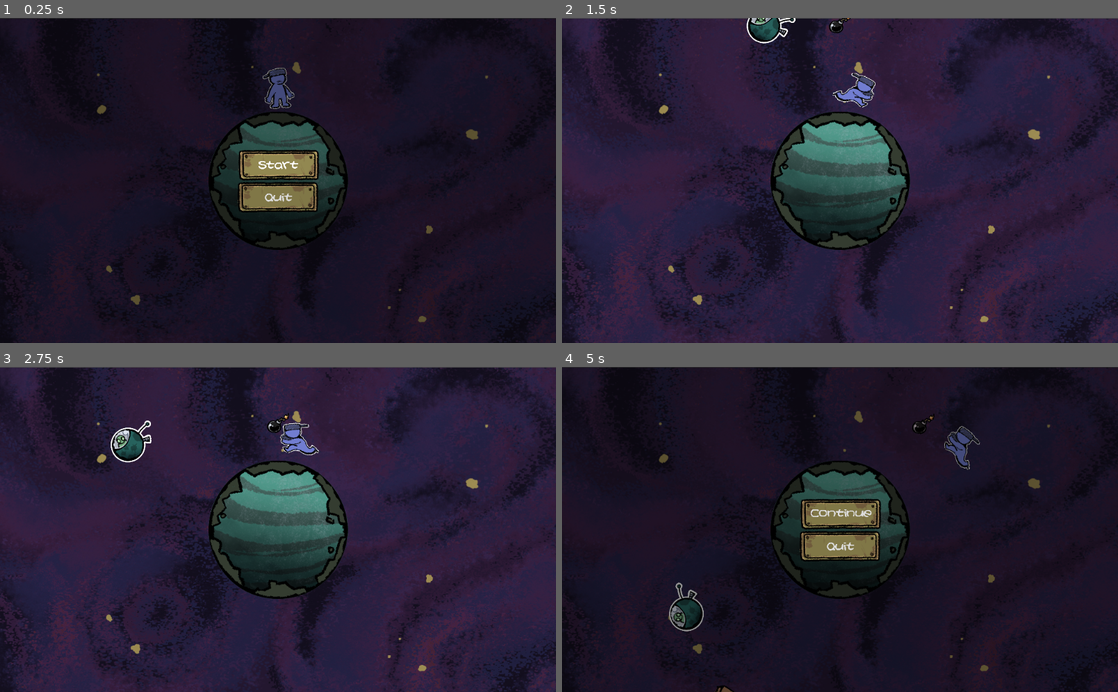
Above: before the commit, frames 1-4 (two rows, left to right).
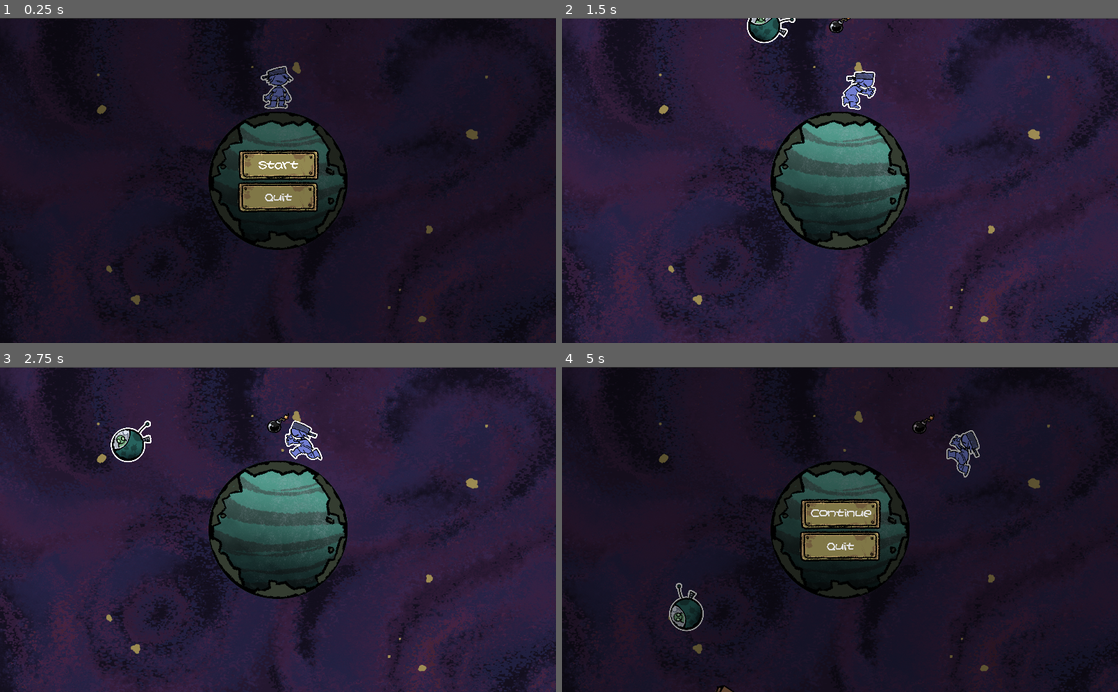
Above: after the commit, the same moments.

Repository: DanGrenade/TinyWorldJam
Game: Godot game, scene res://Scenes/GameTest.tscn
The game is run twice, just before and just after one commit, with the same random seed, the same clock (stepped at 60 frames per second) and the same inputs. The project has no main scene, so this scene is started directly.
Inputs:
- Up to frame 1 (0.25 s): no input
- Up to frame 2 (1.5 s): click "Start" at 0.5 s; hold D (move_right) from 1.28 s (still down); tap E (box_grab) at 1.35 s
- Up to frame 3 (2.75 s): tap Space (jump) at 1.52, 1.55, 1.82, 2.1, 2.27, 2.57 s; release D (move_right) at 2.03 s; hold Left (move_left) from 2.03 s (still down); tap E (box_grab) at 2.3 s
- Up to frame 4 (5 s): release Left (move_left) at 2.78 s; hold D (move_right) 2.78-4.28 s; tap E (box_grab) at 2.85, 3.6 s; tap Space (jump) at 3.05, 3.77, 4.07, 4.35, 4.52, 4.82 s; hold Left (move_left) from 4.28 s (still down); tap Escape (pause_game) at 4.9 s

The runs differ from the first frame. In frame 1, 0.7% of the frame differs, in the area x 17-63%, y 14-60%; in frame 2, 0.7%; in frame 3, 0.7%; in frame 4, 0.9%, in the area x 17-76%, y 15-100%.

Commit message:
Issue #33 - implemented animations

Diff:
--- a/Scenes/GameOver.tscn
+++ b/Scenes/GameOver.tscn
@@ -24,9 +24,9 @@
 
 [node name="HSplitContainer" type="HSplitContainer" parent="."]
 margin_left = 32.1459
-margin_top = 335.8
+margin_top = 351.8
 margin_right = 940.146
-margin_bottom = 568.8
+margin_bottom = 584.8
 rect_scale = Vector2( 0.5, 0.5 )
 __meta__ = {
 "_edit_use_anchors_": false
--- a/Scenes/GameTest.tscn
+++ b/Scenes/GameTest.tscn
@@ -75,12 +75,13 @@
 margin_bottom = -592.309
 rect_scale = Vector2( 4, 4 )
 [connection signal="switch_game_state_signal" from="." to="Camera2D" method="_on_GameManager_switch_game_state_signal"]
+[connection signal="switch_game_state_signal" from="." to="PlayerCharacter" method="_on_GameManager_switch_game_state_signal"]
 [connection signal="switch_game_state_signal" from="." to="Alien_Ship" method="_on_GameManager_switch_game_state_signal"]
-[connection signal="switch_game_state_signal" from="." to="PlayerCharacter" method="_on_GameManager_switch_game_state_signal"]
 [connection signal="switch_game_state_signal" from="." to="GarbageSpawner" method="_on_GameManager_switch_game_state_signal"]
+[connection signal="ship_hit" from="Alien_Ship" to="Audio" method="_on_Alien_Ship_ship_hit"]
 [connection signal="ship_hit" from="Alien_Ship" to="." method="_on_Alien_Ship_ship_hit"]
+[connection signal="player_hit" from="PlayerCharacter" to="Audio" method="_on_PlayerCharacter_player_hit"]
 [connection signal="player_hit" from="PlayerCharacter" to="Camera2D" method="_on_PlayerCharacter_player_hit"]
-[connection signal="player_hit" from="PlayerCharacter" to="Audio" method="_on_PlayerCharacter_player_hit"]
 [connection signal="player_interact" from="PlayerCharacter" to="Audio" method="_on_PlayerCharacter_player_interact"]
 [connection signal="player_jump" from="PlayerCharacter" to="Audio" method="_on_PlayerCharacter_player_jump"]
 [connection signal="timeout" from="GarbageSpawner/Timer" to="GarbageSpawner" method="_on_Timer_timeout"]
--- a/Scenes/PlayerCharacter.tscn
+++ b/Scenes/PlayerCharacter.tscn
@@ -1,12 +1,41 @@
-[gd_scene load_steps=9 format=2]
+[gd_scene load_steps=26 format=2]
 
-[ext_resource path="res://Art/Player/player_placeholder2.png" type="Texture" id=1]
+[ext_resource path="res://Art/Player/separated frames/idle/player_idle_frame1.png" type="Texture" id=1]
 [ext_resource path="res://Scripts/PlayerCharacter.gd" type="Script" id=2]
-[ext_resource path="res://Art/Player/player_placeholder1.png" type="Texture" id=3]
+[ext_resource path="res://Art/Player/separated frames/running/player_run_frame4.png" type="Texture" id=3]
 [ext_resource path="res://Test Icons/trash_placeholder2.png" type="Texture" id=4]
+[ext_resource path="res://Art/Player/separated frames/idle/player_idle_frame2.png" type="Texture" id=5]
+[ext_resource path="res://Art/Player/separated frames/running/player_run_frame5.png" type="Texture" id=6]
+[ext_resource path="res://Art/Player/separated frames/running/player_run_frame1.png" type="Texture" id=7]
+[ext_resource path="res://Art/Player/separated frames/running/player_run_frame3.png" type="Texture" id=8]
+[ext_resource path="res://Art/Player/separated frames/running/player_run_frame2.png" type="Texture" id=9]
+[ext_resource path="res://Art/Player/separated frames/hit/player_hit.png" type="Texture" id=10]
+[ext_resource path="res://Art/Player/separated frames/drop item (with trash)/player_drop_frame1.png" type="Texture" id=11]
+[ext_resource path="res://Art/Player/separated frames/drop item (with trash)/player_drop_frame2.png" type="Texture" id=12]
+[ext_resource path="res://Art/Player/separated frames/hold (with trash)/running/player_hold_run_frame1.png" type="Texture" id=13]
+[ext_resource path="res://Art/Player/separated frames/hold (with trash)/running/player_hold_run_frame3.png" type="Texture" id=14]
+[ext_resource path="res://Art/Player/separated frames/hold (with trash)/running/player_hold_run_frame2.png" type="Texture" id=15]
+[ext_resource path="res://Art/Player/separated frames/hold (with trash)/idle/player_hold_idle_frame2.png" type="Texture" id=16]
+[ext_resource path="res://Art/Player/separated frames/hold (with trash)/idle/player_hold_idle_frame1.png" type="Texture" id=17]
 
-[sub_resource type="Animation" id=2]
-resource_name = "Run"
+[sub_resource type="Animation" id=9]
+resource_name = "Drop_Trash"
+step = 0.5
+tracks/0/type = "value"
+tracks/0/path = NodePath(".:texture")
+tracks/0/interp = 1
+tracks/0/loop_wrap = true
+tracks/0/imported = false
+tracks/0/enabled = true
+tracks/0/keys = {
+"times": PoolRealArray( 0, 0.5, 1 ),
+"transitions": PoolRealArray( 1, 1, 1 ),
+"update": 1,
+"values": [ ExtResource( 11 ), ExtResource( 12 ), ExtResource( 11 ) ]
+}
+
+[sub_resource type="Animation" id=10]
+resource_name = "Hit"
 tracks/0/type = "value"
 tracks/0/path = NodePath(".:texture")
 tracks/0/interp = 1
@@ -15,13 +44,16 @@
 tracks/0/enabled = true
 tracks/0/keys = {
 "times": PoolRealArray( 0 ),
-"transitions": PoolRealArray( 0.466516 ),
+"transitions": PoolRealArray( 1 ),
 "update": 1,
-"values": [ ExtResource( 3 ) ]
+"values": [ ExtResource( 10 ) ]
 }
 
-[sub_resource type="Animation" id=3]
-resource_name = "Stationary"
+[sub_resource type="Animation" id=11]
+resource_name = "Hold_Run"
+length = 0.6
+loop = true
+step = 0.2
 tracks/0/type = "value"
 tracks/0/path = NodePath(".:texture")
 tracks/0/interp = 1
@@ -29,16 +61,65 @@
 tracks/0/imported = false
 tracks/0/enabled = true
 tracks/0/keys = {
-"times": PoolRealArray( 0 ),
-"transitions": PoolRealArray( 1.41421 ),
+"times": PoolRealArray( 0, 0.2, 0.4 ),
+"transitions": PoolRealArray( 1, 1, 1 ),
 "update": 1,
-"values": [ ExtResource( 1 ) ]
+"values": [ ExtResource( 13 ), ExtResource( 15 ), ExtResource( 14 ) ]
 }
 
-[sub_resource type="RectangleShape2D" id=1]
+[sub_resource type="Animation" id=12]
+resource_name = "Hold_Stationery"
+loop = true
+step = 0.5
+tracks/0/type = "value"
+tracks/0/path = NodePath(".:texture")
+tracks/0/interp = 1
+tracks/0/loop_wrap = true
+tracks/0/imported = false
+tracks/0/enabled = true
+tracks/0/keys = {
+"times": PoolRealArray( 0, 0.5 ),
+"transitions": PoolRealArray( 1, 1 ),
+"update": 1,
+"values": [ ExtResource( 17 ), ExtResource( 16 ) ]
+}
+
+[sub_resource type="Animation" id=5]
+length = 0.5
+loop = true
+tracks/0/type = "value"
+tracks/0/path = NodePath(".:texture")
+tracks/0/interp = 1
+tracks/0/loop_wrap = true
+tracks/0/imported = false
+tracks/0/enabled = true
+tracks/0/keys = {
+"times": PoolRealArray( 0, 0.1, 0.2, 0.3, 0.4 ),
+"transitions": PoolRealArray( 1, 1, 1, 1, 1 ),
+"update": 1,
+"values": [ ExtResource( 7 ), ExtResource( 9 ), ExtResource( 8 ), ExtResource( 3 ), ExtResource( 6 ) ]
+}
+
+[sub_resource type="Animation" id=6]
+loop = true
+step = 0.5
+tracks/0/type = "value"
+tracks/0/path = NodePath(".:texture")
+tracks/0/interp = 1
+tracks/0/loop_wrap = true
+tracks/0/imported = false
+tracks/0/enabled = true
+tracks/0/keys = {
+"times": PoolRealArray( 0, 0.5 ),
+"transitions": PoolRealArray( 1, 1 ),
+"update": 1,
+"values": [ ExtResource( 1 ), ExtResource( 5 ) ]
+}
+
+[sub_resource type="RectangleShape2D" id=7]
 extents = Vector2( 110.305, 154.582 )
 
-[sub_resource type="RectangleShape2D" id=4]
+[sub_resource type="RectangleShape2D" id=8]
 extents = Vector2( 246.07, 288.282 )
 
 [node name="PlayerCharacter" type="KinematicBody2D"]
@@ -46,25 +127,27 @@
 collision_layer = 8
 collision_mask = 7
 script = ExtResource( 2 )
-__meta__ = {
-"_edit_group_": true
-}
 gravity = 40
 jumpVelocity = 1400
 xAccel = 100
 max_x_speed = 800
 
 [node name="Sprite" type="Sprite" parent="."]
+position = Vector2( 13.4666, -21.3782 )
 texture = ExtResource( 1 )
 flip_h = true
 
 [node name="AnimationPlayer" type="AnimationPlayer" parent="Sprite"]
 method_call_mode = 1
-anims/Run = SubResource( 2 )
-anims/Stationary = SubResource( 3 )
+anims/Drop_Trash = SubResource( 9 )
+anims/Hit = SubResource( 10 )
+anims/Hold_Run = SubResource( 11 )
+anims/Hold_Stationery = SubResource( 12 )
+anims/Run = SubResource( 5 )
+anims/Stationary = SubResource( 6 )
 
 [node name="CollisionShape2D" type="CollisionShape2D" parent="."]
-shape = SubResource( 1 )
+shape = SubResource( 7 )
 
 [node name="RayCast2D_Left" type="RayCast2D" parent="."]
 position = Vector2( -90, 0 )
--- a/Scripts/Audio.gd
+++ b/Scripts/Audio.gd
@@ -9,6 +9,7 @@
 onready var confirm = load("res://Audio/sfx_menu_move2.wav")
 onready var interact_trash = load("res://Audio/sfx_sounds_interaction22.wav")
 onready var explosion = load("res://Audio/sfx_exp_short_hard3.wav")
+onready var hit = load("res://Audio/sfx_sounds_impact4.wav")
 
 func _ready():
 	self.add_child(sfx)
@@ -30,7 +31,7 @@
 	sfx.play()
 
 func _on_PlayerCharacter_player_hit() -> void:
-	sfx.stream = explosion
+	sfx.stream = hit
 	sfx.play()
 
 func _on_PlayerCharacter_player_jump() -> void:
@@ -40,3 +41,7 @@
 func _on_PlayerCharacter_player_interact() -> void:
 	sfx.stream = interact_trash
 	sfx.play()
+
+func _on_Alien_Ship_ship_hit() -> void:
+	sfx.stream = explosion
+	sfx.play()
--- a/Scripts/GameManager.gd
+++ b/Scripts/GameManager.gd
@@ -11,24 +11,28 @@
 
 func _process(delta):
 	if Input.is_action_pressed("pause_game"):
+		print(current_state)
 		if current_state == state_playing:
 			stop_game()
 			$Start_Menu.visible = true
 			pass
 		elif current_state == state_escape:
 			continue_game()
+
 			pass
 		pass
 	pass
 
 func stop_game():
 	emit_signal("switch_game_state_signal", true)
+
 	pass
 
 func continue_game():
 	emit_signal("switch_game_state_signal", false)
 	$Audio.play_confirm_sfx()
-	pass
+
+
 
 
 func _on_Start_Menu_Start_Button_Pressed():
@@ -46,6 +50,7 @@
 	stop_game()
 	$GameOver.visible = true
 	$GameOver.give_focus()
+	$Audio.play_menu_bg()
 	pass
 
 
--- a/Scripts/PlayerCharacter.gd
+++ b/Scripts/PlayerCharacter.gd
@@ -1,5 +1,7 @@
 extends KinematicBody2D
 
+enum {RUN, IDLE, HIT, HOLD_IDLE, HOLD_RUN, DROP}
+var current_anim = IDLE
 
 var game_stopped = false
 
@@ -45,6 +47,7 @@
 	if grounded:
 		# Jump
 		if Input.is_action_just_pressed("jump"):
+			emit_signal("player_jump")
 			velocity.y = jumpVelocity
 			grounded = false
 			pass
@@ -78,6 +81,7 @@
 		pass
 
 	if Input.is_action_just_pressed("box_grab"):
+
 		emit_signal("player_interact")
 		if holding && holding_trash == false:
 			if $BombPlace.get_child_count() == 0:
@@ -94,9 +98,10 @@
 
 				pass
 			elif gravity_body.Check_Grab(rotation + (2 * PI / 12)):
-				$trash_placeholder2.visible = true
+				#$trash_placeholder2.visible = true
 				holding = true
 				holding_trash = true
+
 				pass
 			pass
 		else:
@@ -106,12 +111,15 @@
 				pass
 			else:
 				gravity_body.drop_trash(rotation + (2 * PI / 12))
-				$trash_placeholder2.visible = false
+				#$trash_placeholder2.visible = false
 				holding = false
+				holding_trash = false
+				current_anim = DROP
+				play_anim()
 				pass
 
 	#Flip sprite based on movement direction
-	if velocity.x > 0.05:
+	if velocity.x > 0.05 && current_anim != HIT:
 		if $Sprite.flip_h == true:
 			$Sprite.flip_h = false
 			$trash_placeholder2.position.x *= -1
@@ -119,7 +127,7 @@
 			$BombPlace.position.x *= -1
 			pass
 		pass
-	elif velocity.x < -0.05:
+	elif velocity.x < -0.05 && current_anim != HIT:
 		if $Sprite.flip_h != true:
 			$Sprite.flip_h = true
 			$trash_placeholder2.position.x *= -1
@@ -129,13 +137,21 @@
 
 	#Change animation based on state
 	#Note: May want to shift this control to a separate node if animation becomes more complex
-	if abs(velocity.x) > 0.1:
-		$Sprite/AnimationPlayer.play("Run")
-		pass
-	else:
-		$Sprite/AnimationPlayer.play("Stationary")
-		pass
-
+	if current_anim != HIT and current_anim != DROP:
+		if abs(velocity.x) > 0.1:
+			if holding_trash == true:
+				current_anim = HOLD_RUN
+			elif holding_trash == false:
+				current_anim = RUN
+			pass
+		else:
+			if holding_trash == true:
+				current_anim = HOLD_IDLE
+			elif holding_trash == false:
+				current_anim = IDLE
+			pass
+
+	play_anim()
 
 	pass
 
@@ -151,7 +167,7 @@
 		# Otherwise, apply gravity
 		else:
 			velocity.y -= gravity
-			#emit_signal("player_jump")
+
 			pass
 	else:
 		if !$RayCast2D_Left.is_colliding() and !$RayCast2D_Right.is_colliding():
@@ -172,6 +188,8 @@
 		pass
 
 	emit_signal("player_hit")
+	current_anim = HIT
+	play_anim()
 
 	pass
 
@@ -179,3 +197,25 @@
 func _on_GameManager_switch_game_state_signal(pause_state):
 	game_stopped = pause_state
 	pass
+
+func play_anim():
+	print(current_anim)
+	match current_anim:
+		IDLE:
+			$Sprite/AnimationPlayer.play("Stationary")
+		HOLD_IDLE:
+			$Sprite/AnimationPlayer.play("Hold_Stationery")
+		HOLD_RUN:
+			$Sprite/AnimationPlayer.play("Hold_Run")
+		RUN:
+			$Sprite/AnimationPlayer.play("Run")
+		DROP:
+			velocity = Vector2.ZERO
+			$Sprite/AnimationPlayer.play("Drop_Trash")
+			yield($Sprite/AnimationPlayer, "animation_finished")
+			current_anim = IDLE
+		HIT:
+			velocity = Vector2.ZERO
+			$Sprite/AnimationPlayer.play("Hit")
+			yield($Sprite/AnimationPlayer, "animation_finished")
+			current_anim = IDLE
--- /dev/null
+++ b/default_bus_layout.tres
@@ -0,0 +1,4 @@
+[gd_resource type="AudioBusLayout" format=2]
+
+[resource]
+bus/0/volume_db = -1.12151
--- a/project.godot
+++ b/project.godot
@@ -16,6 +16,11 @@
 [application]
 
 config/name="TinyWorldJam"
+
+[display]
+
+window/stretch/mode="2d"
+window/stretch/aspect="keep"
 
 [input]
 
Binary file added: Art/Player/separated frames/drop item (empty hand)/drop.gif
Binary file added: Art/Player/separated frames/drop item (empty hand)/player_drop_frame1.png
Not shown, added: Art/Player/separated frames/drop item (empty hand)/player_drop_frame1.png.import
Binary file added: Art/Player/separated frames/drop item (empty hand)/player_drop_frame2.png
Not shown, added: Art/Player/separated frames/drop item (empty hand)/player_drop_frame2.png.import
Binary file added: Art/Player/separated frames/drop item (with trash)/drop.gif
Binary file added: Art/Player/separated frames/drop item (with trash)/player_drop_frame1.png
Not shown, added: Art/Player/separated frames/drop item (with trash)/player_drop_frame1.png.import
Binary file added: Art/Player/separated frames/drop item (with trash)/player_drop_frame2.png
Not shown, added: Art/Player/separated frames/drop item (with trash)/player_drop_frame2.png.import
Binary file added: Art/Player/separated frames/hit/player_hit.png
Not shown, added: Art/Player/separated frames/hit/player_hit.png.import
(and 48 more such lines)
